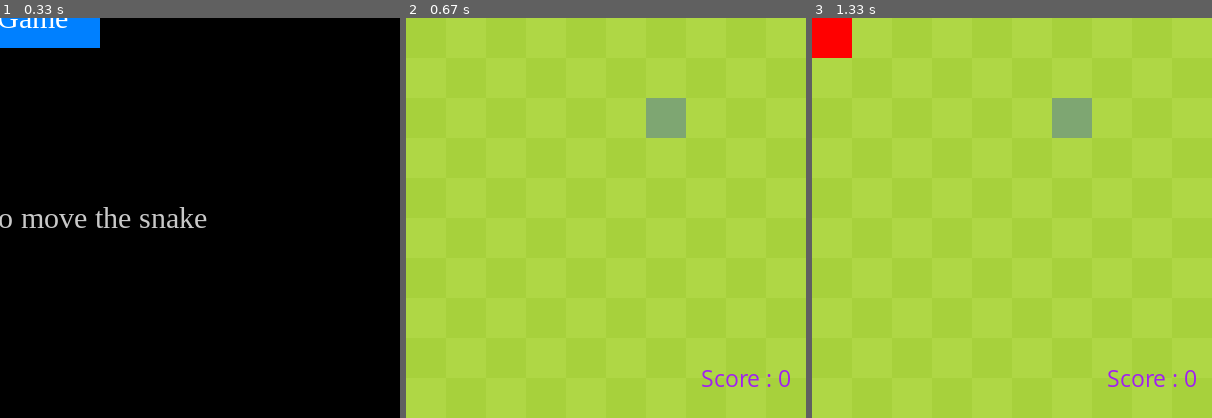
Above: before the commit, frames 1-3 (left to right).
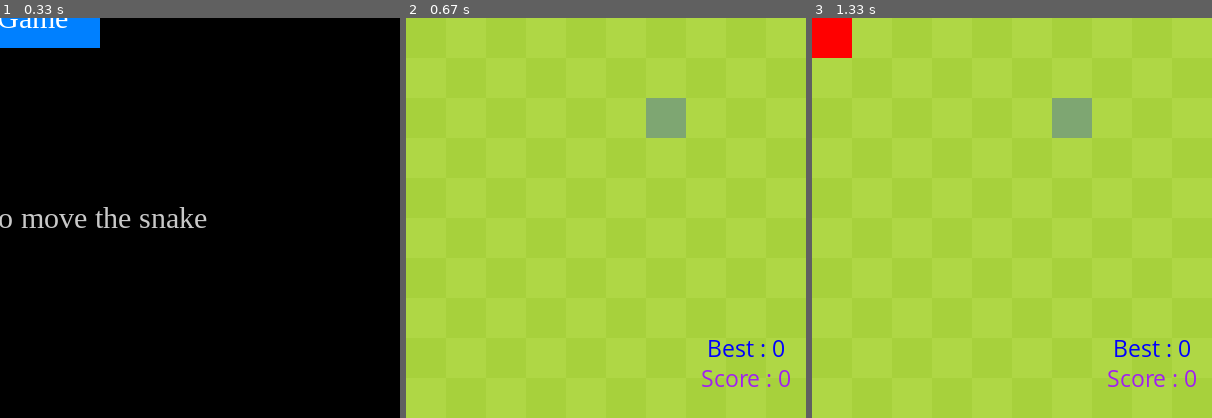
Above: after the commit, the same moments.

Repository: Tan-1008/SoC_RL
Game: pygame game, started from RL/Week1_Snake/snake_pygame.py
Same seed, same stepped clock (60 frames per second), same inputs: the game is played once before the commit and once after it.
Inputs:
- Up to frame 1 (0.33 s): no input
- Up to frame 2 (0.67 s): click "Start Game" at 0.38 s
- Up to frame 3 (1.33 s): hold Right 0.67-1.13 s; hold Up from 1.17 s (still down)
The pictures show only the part of the screen within x 50-100%, y 50-100%; the shares and areas given below are measured in that part.

Frame 1 is identical in both runs. In frame 2, 0.3% of the frame differs, in the area x 75-95%, y 80-85%; in frame 3, 0.3%.

Commit message:
Final Snake game (with ebst score)

Diff:
--- a/RL/Week1_Snake/snake_pygame.py
+++ b/RL/Week1_Snake/snake_pygame.py
@@ -5,6 +5,7 @@
 1. A background checkered board
 2. A score counter in the bottom right to keep track during the game too
 3. A check to make sure fruit isnt spawned at any current block occupied by snake
+4. Best score Counter
 
 """
 import pygame
@@ -53,6 +54,7 @@
     def __init__(self):
         self.snake = SNAKE()
         self.fruit = FRUIT(self.snake.body)
+        self.best_score = 0
 
     def update(self):
         self.snake.move_snake()
@@ -106,9 +108,13 @@
         score_surface =  score_font.render("Score : "+ self.score,True,pygame.Color("purple"))
         score_x = int(cell_size * cell_number - 60)
         score_y = int (cell_number*cell_size - 40)
+        best_score_surface = score_font.render("Best : " + str(self.best_score), True, pygame.Color("blue"))
+        best_score_rect = best_score_surface.get_rect(center=(cell_number*cell_size - 60, cell_number*cell_size - 70))
+
+
         score_rect = score_surface.get_rect(center = (score_x,score_y))
         screen.blit(score_surface,score_rect)
-
+        screen.blit(best_score_surface, best_score_rect)
     def draw_grass(self):
         grass_color = (167, 209, 60)
         for row in range(cell_number):
@@ -137,8 +143,17 @@
     def game_over(self):
         my_font = pygame.font.SysFont('times new roman', 50, bold=True)
         small_font = pygame.font.SysFont('times new roman', 30)
+        current_score = len(self.snake.body) - 3
+        self.score = str(current_score)  # still used in rendering
+
+        if current_score > self.best_score:
+            self.best_score = current_score
 
         game_over_surface = my_font.render('Your Score is : ' + str(self.score), True, pygame.Color("red"))
+        best_score_surface = my_font.render('Best Score: ' + str(self.best_score), True, pygame.Color("orange"))
+        best_score_rect = best_score_surface.get_rect(center=(cell_size * cell_number / 2, cell_size * cell_number / 2.5))
+
+
         game_over_rect = game_over_surface.get_rect(center=(cell_size * cell_number / 2, cell_size * cell_number / 3))
 
 
@@ -154,6 +169,7 @@
         while True:
             screen.fill((0, 0, 0))
             screen.blit(game_over_surface, game_over_rect)
+            screen.blit(best_score_surface, best_score_rect)
 
 
             pygame.draw.rect(screen, (0, 200, 0), play_again_rect)
